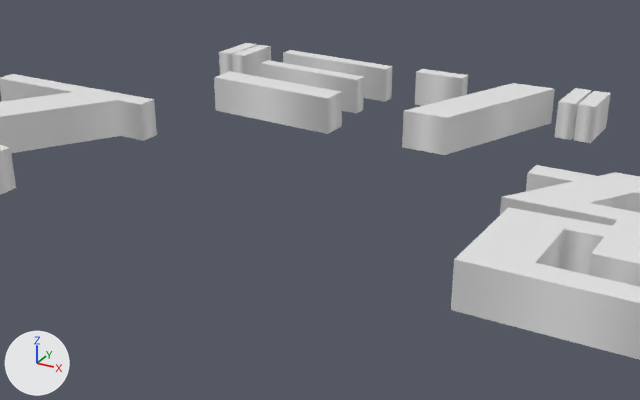
The OBJ model Project/Resources/Models/tutorialText/tutorialText5.obj as it was, and as the next commit left it.
The view is the same before and after, from a 50 mm camera at (4.115, -1.515, 0.753) aimed at (3.187, 0.172, -0.091). Every picture has the same lights, and +X, +Y and +Z are marked at lower left. The picture after the commit comes second. Where no turn or scale is listed for an object, it has been applied to the vertices.

Names of what the first picture shows: 'Text', 'Text.001', 'Text.004'.
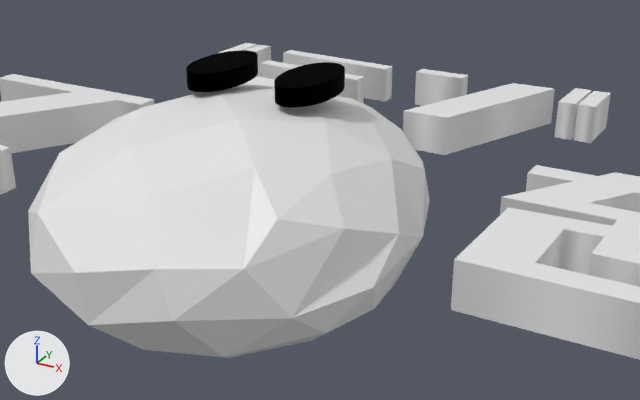
What changed in the scene script:
```text
Add mat_material_028:
    mat_material_028 = principled_material('Material.028')
    mat_material_028.base_color = (0.8, 0.8, 0.8)  # white #e7e7e7
Add mat_material_025:
    mat_material_025 = principled_material('Material.025')
    mat_material_025.base_color = (0.0, 0.0, 0.0)  # black #000000
    mat_material_025.metallic = 1.0
    mat_material_025.roughness = 1.0
Add me_球_001:
    me_球_001.from_pydata(...)  # 208 vertices, 405 faces; spans x 2.746..3.543, y -0.552..0.433, z -0.223..0.271
    # faces by material slot: [157, 248]
    me_球_001.materials.append(mat_material_028)  # white #e7e7e7
    me_球_001.materials.append(mat_material_025)  # black #000000
Add ob_球_001:
    ob_球_001 = bpy.data.objects.new('球.001', me_球_001)
    ob_球_001.location = (0.0, 0.0, 0.0)
```

Changed parts and their boxes (x1, y1, x2, y2) in the pictures (640 x 400 px):
'球.001', added: after (28, 50, 430, 358)
    faces in mat_material_028 (white #e7e7e7): (28, 84, 430, 358)
    faces in mat_material_025 (black #000000): (186, 50, 345, 108)
